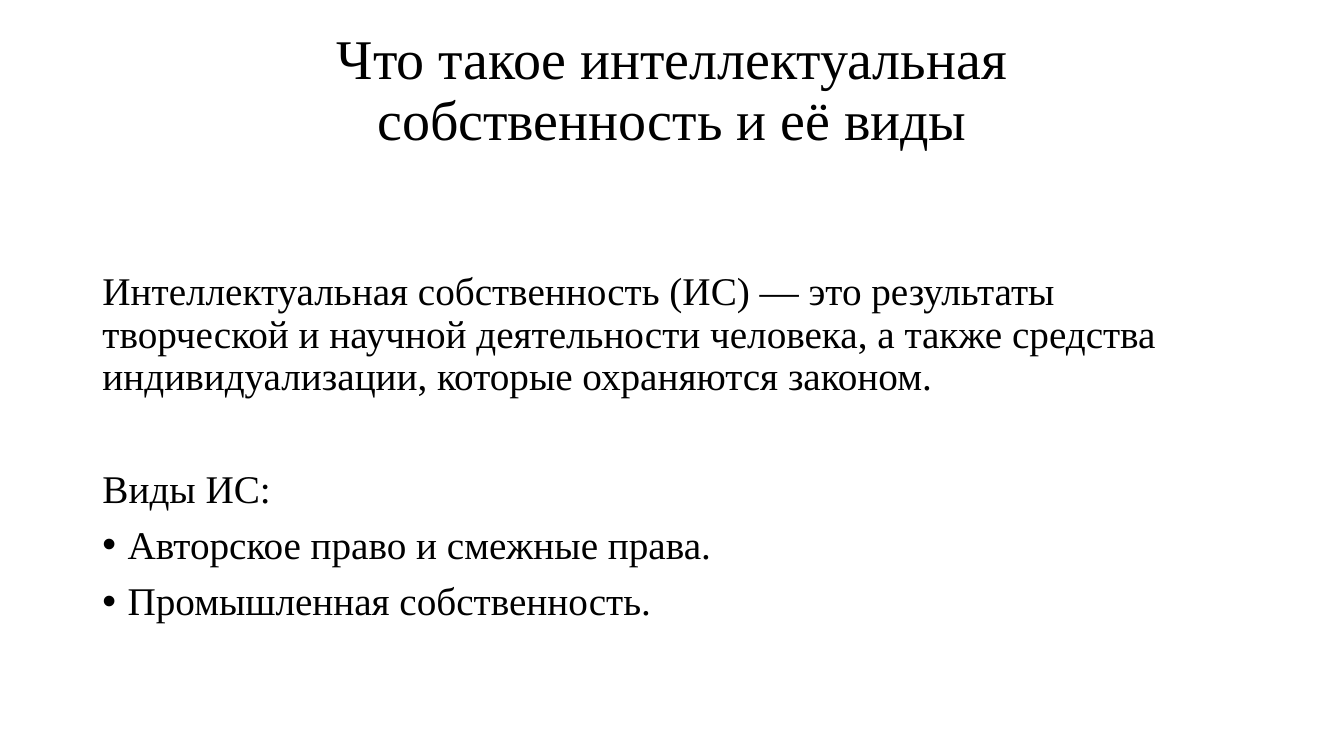
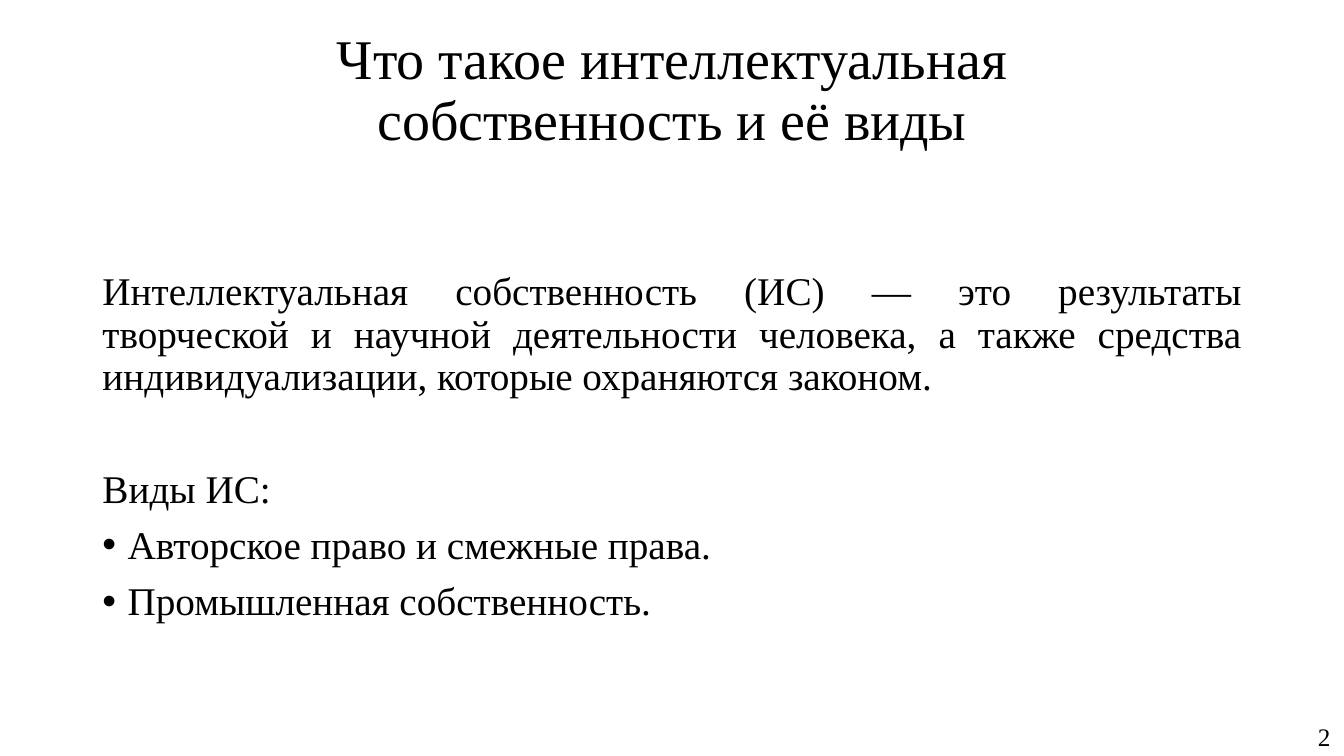
Before and after one commit to KeroDeep/Education, a slide deck: slide 2 of Novosibirsk_State_University/Дипломная работа/Доклады/Презентация.pptx. Drawn at 1344x756 pixels with LibreOffice and Linux fonts; fonts in the diff are those of the drawing. Boxes give left, top, right and bottom in pixels: in the first picture for what was removed or moved away, otherwise in the second. Text is boxed around its words. In the diff, an @@ line names an element or a change of style, - is before the commit and + after.

```diff
--- a/Novosibirsk_State_University/Дипломная работа/Доклады/Презентация.pptx
+++ b/Novosibirsk_State_University/Дипломная работа/Доклады/Презентация.pptx
@@ text "Интеллектуальная собственность (ИС) — это ..." at (102,277,1242,623): alignment left to justified @@
@@ text added at (1318,729,1331,746), 18 pt, text #000000 @@
+2
```
Also in this commit, not shown: 8 other slides changed, 15 other files.
